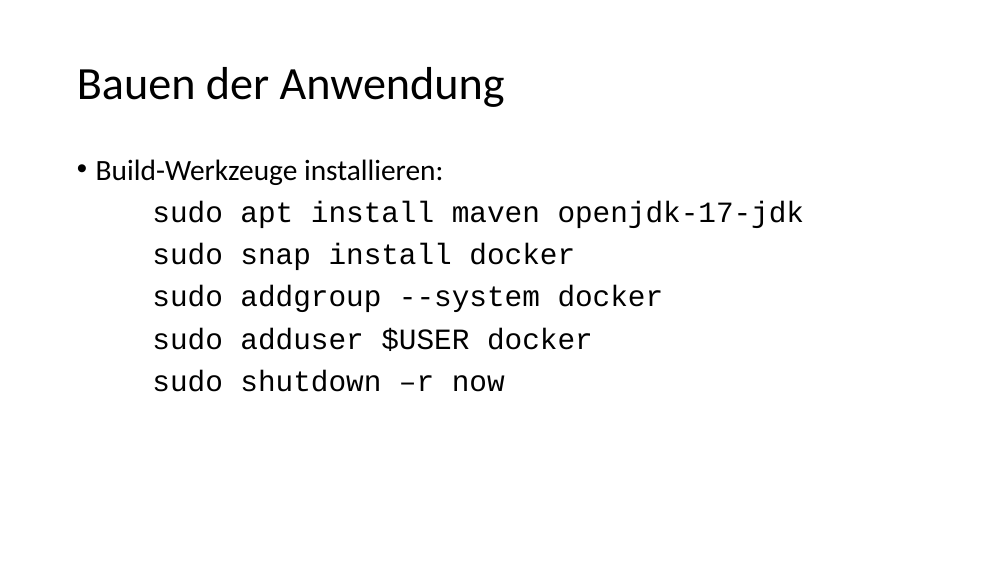
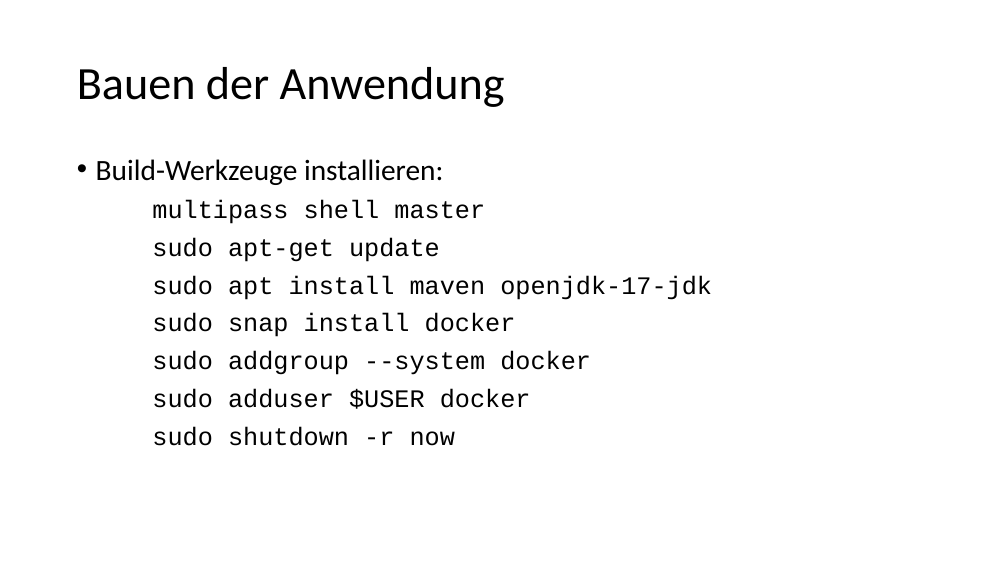
Before and after one commit to igeldo/PR4-SoSe23, a slide deck: slide 5 of sample/kubernetes/Bring your own device - Teil 2.pptx (slide 4 before the commit). Drawn at 1008x567 pixels with LibreOffice and Linux fonts; fonts in the diff are those of the drawing. Boxes give left, top, right and bottom in pixels: in the first picture for what was removed or moved away, otherwise in the second. Text is boxed around its words. In the diff, an @@ line names an element or a change of style, - is before the commit and + after.

```diff
--- a/sample/kubernetes/Bring your own device - Teil 2.pptx
+++ b/sample/kubernetes/Bring your own device - Teil 2.pptx
@@ text at [152,200,485,262]: paragraphs added @@
+multipass shell master
+sudo apt-get update
@@ text at [152,275,712,409]: size 28 to 24 pt in "sudo apt install maven openjdk-17-jdk", "sudo snap install docker", "sudo addgroup --system docker", "sudo adduser $USER docker" @@
@@ text at [152,426,455,446]: text changed; size 28 to 24 pt @@
-sudo shutdown –r now
+sudo shutdown -r now
```
Also in this commit, not shown: 4 other slides changed, 1 slide added, 1 slide removed, 2 other files.
